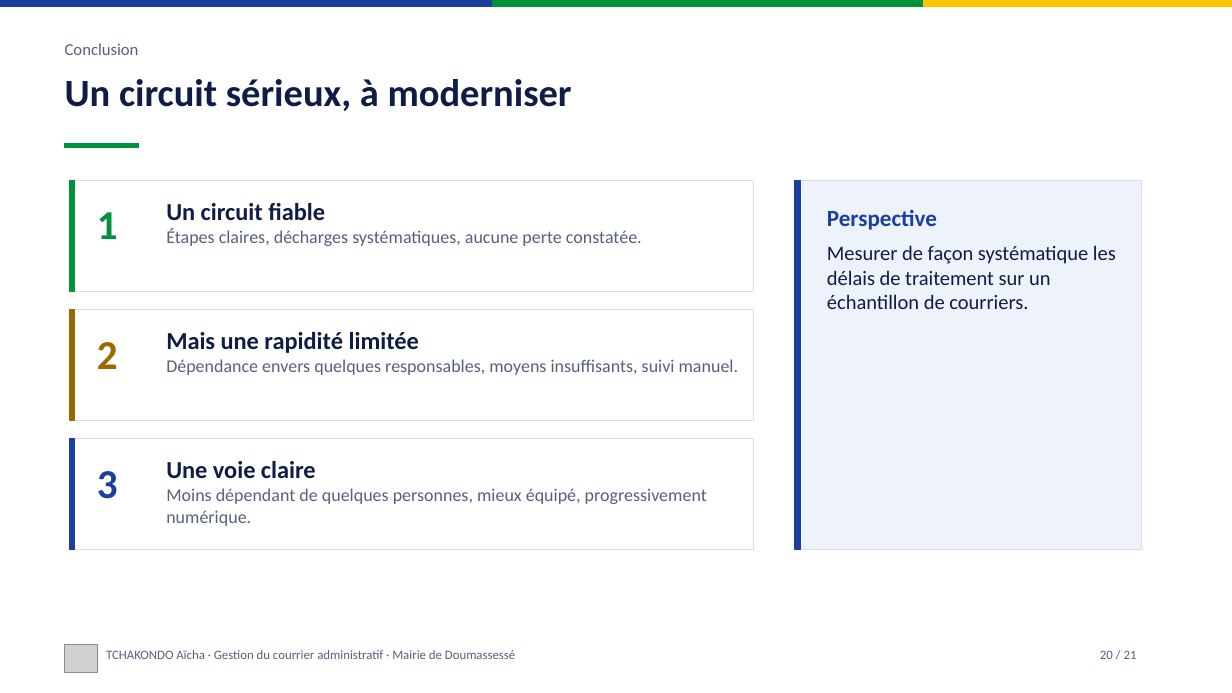
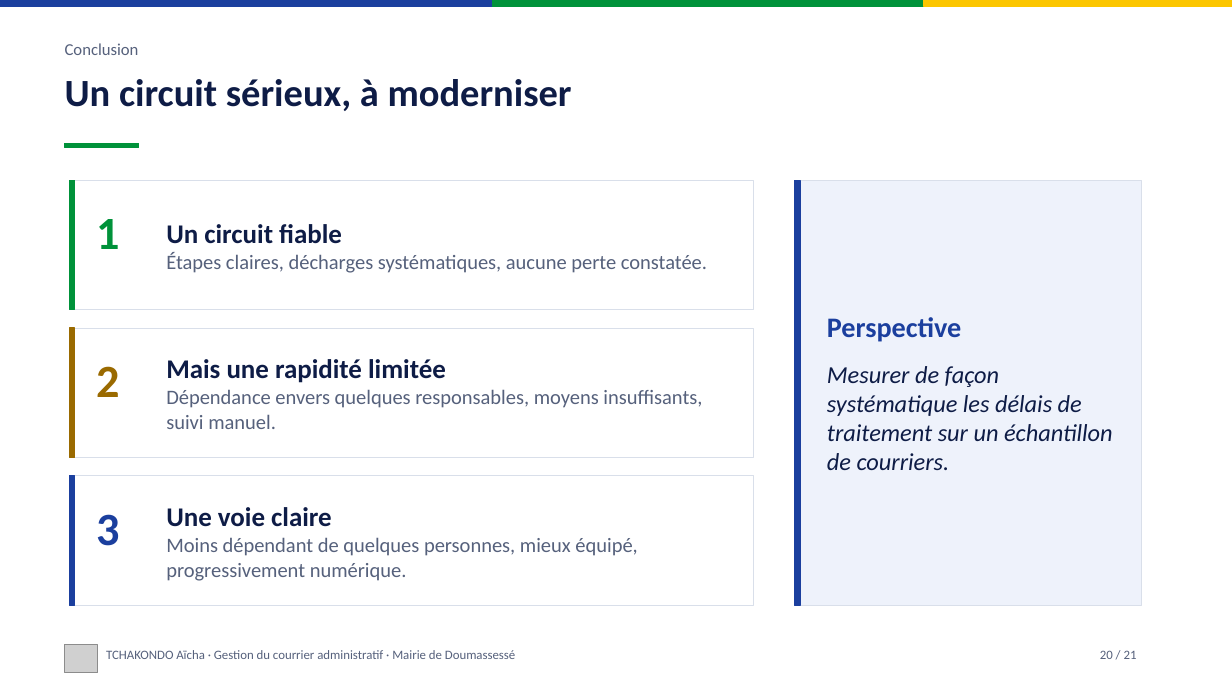
Before and after one commit to LUC-cmd/site-soutenance-aicha, a slide deck: slide 20 of docs/Presentation_soutenance_TCHAKONDO_Aicha.pptx. Drawn at 1232x693 pixels with LibreOffice and Linux fonts; fonts in the diff are those of the drawing; grey boxes stand for pictures. Boxes give left, top, right and bottom in pixels: in the first picture for what was removed or moved away, otherwise in the second. Text is boxed around its words. In the diff, an @@ line names an element or a change of style, - is before the commit and + after.

```diff
--- a/docs/Presentation_soutenance_TCHAKONDO_Aicha.pptx
+++ b/docs/Presentation_soutenance_TCHAKONDO_Aicha.pptx
@@ rectangle: place and size @@
-rectangle at box(69, 180, 753, 291)
+rectangle at box(69, 180, 753, 310)
@@ rectangle: place and size @@
-rectangle at box(69, 180, 75, 291)
+rectangle at box(69, 180, 75, 310)
@@ text "Un circuit fiable" at box(166, 224, 707, 273): size 19 to 21 pt in "Un circuit fiable"; size 14 to 16 pt in "Étapes claires, décharges systématiques, aucune perte consta ..."; vertical alignment top to middle @@
@@ rectangle: place and size @@
-rectangle at box(795, 180, 1141, 550)
+rectangle at box(795, 180, 1141, 605)
@@ rectangle: place and size @@
-rectangle at box(795, 180, 800, 550)
+rectangle at box(795, 180, 800, 605)
@@ text "Perspective" at box(827, 317, 1113, 470): size 18 to 22 pt in "Perspective"; size 16 to 19 pt, italic on in "Mesurer de façon systématique les délais de ..."; vertical alignment top to middle @@
@@ rectangle: place and size @@
-rectangle at box(69, 310, 753, 421)
+rectangle at box(69, 328, 753, 457)
@@ rectangle: place and size @@
-rectangle at box(69, 310, 75, 421)
+rectangle at box(69, 328, 75, 457)
@@ text "2": place and size @@
-text "2" at box(97, 342, 118, 369)
+text "2" at box(97, 366, 120, 397)
@@ text "Mais une rapidité limitée": place and size @@
-text "Mais une rapidité limitée" at box(166, 332, 738, 375)
+text "Mais une rapidité limitée" at box(166, 359, 702, 429)
@@ text "Mais une rapidité limitée" at box(166, 359, 702, 429): size 19 to 21 pt in "Mais une rapidité limitée"; size 14 to 16 pt in "Dépendance envers quelques responsables, moyens insuffisants ..."; vertical alignment top to middle @@
@@ rectangle: place and size @@
-rectangle at box(69, 439, 753, 550)
+rectangle at box(69, 476, 753, 605)
@@ rectangle: place and size @@
-rectangle at box(69, 439, 75, 550)
+rectangle at box(69, 476, 75, 605)
@@ size 32 to 36 pt in 3 elements at box(97, 219, 120, 249), box(97, 366, 120, 397), box(97, 514, 120, 546) @@
@@ text "3": place and size @@
-text "3" at box(97, 471, 118, 499)
+text "3" at box(97, 514, 120, 546)
@@ text "Une voie claire": place and size @@
-text "Une voie claire" at box(166, 461, 707, 526)
+text "Une voie claire" at box(166, 507, 637, 581)
@@ text "Une voie claire" at box(166, 507, 637, 581): size 19 to 21 pt in "Une voie claire"; size 14 to 16 pt in "Moins dépendant de quelques personnes, mieux équipé, ..."; vertical alignment top to middle @@
```
Also in this commit, not shown: 13 other slides changed, 2 slides removed, 1 other file.
